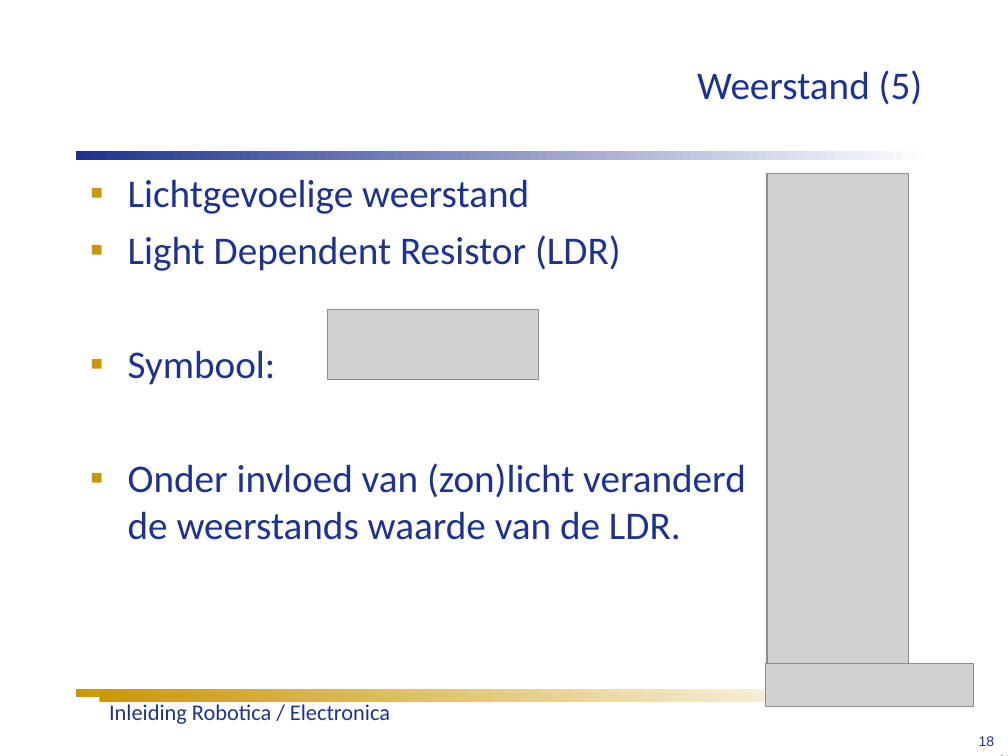
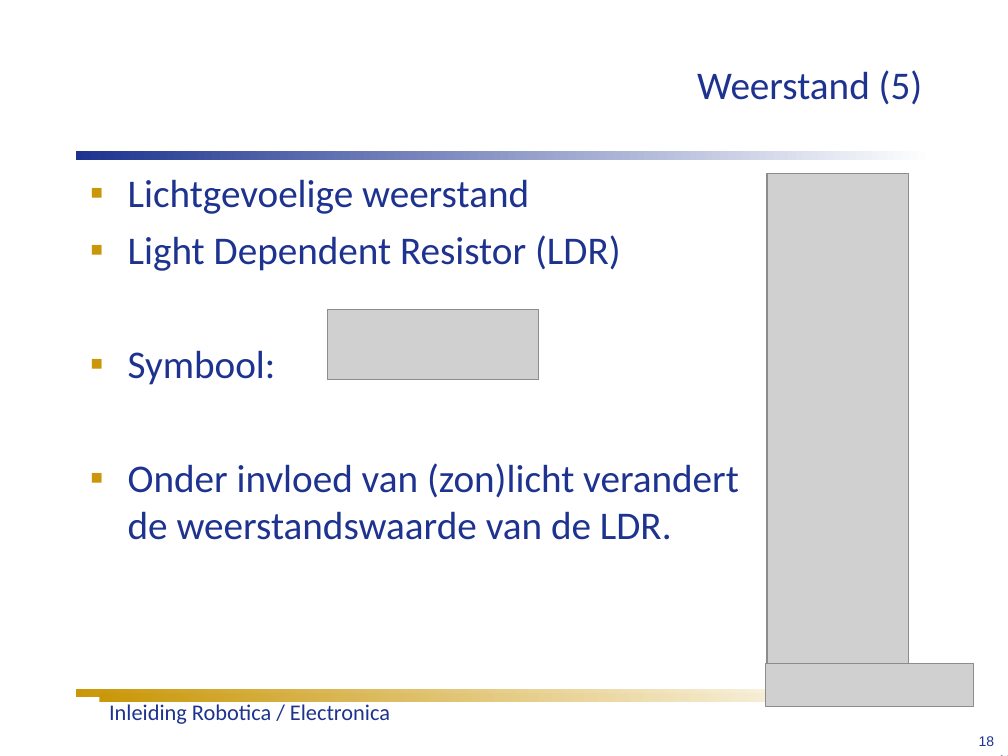
Before and after one commit to humiq/Greendevelopment, a slide deck: slide 18 of trunk/documents/Colleges/ISIROB College 1.ppt. Drawn at 1008x756 pixels with LibreOffice and Linux fonts; fonts in the diff are those of the drawing; grey boxes stand for pictures; background and template pictures are left out. Boxes give left, top, right and bottom in pixels: in the first picture for what was removed or moved away, otherwise in the second. Text is boxed around its words. In the diff, an @@ line names an element or a change of style, - is before the commit and + after.

```diff
--- a/trunk/documents/Colleges/ISIROB College 1.ppt
+++ b/trunk/documents/Colleges/ISIROB College 1.ppt
@@ text at [128,463,739,540]: text changed @@
-▪ Onder invloed van (zon)licht veranderd de weerstands waarde van de LDR.
+▪ Onder invloed van (zon)licht verandert de weerstandswaarde van de LDR.
```
Also in this commit, not shown: 7 other slides changed, 1 other file.
